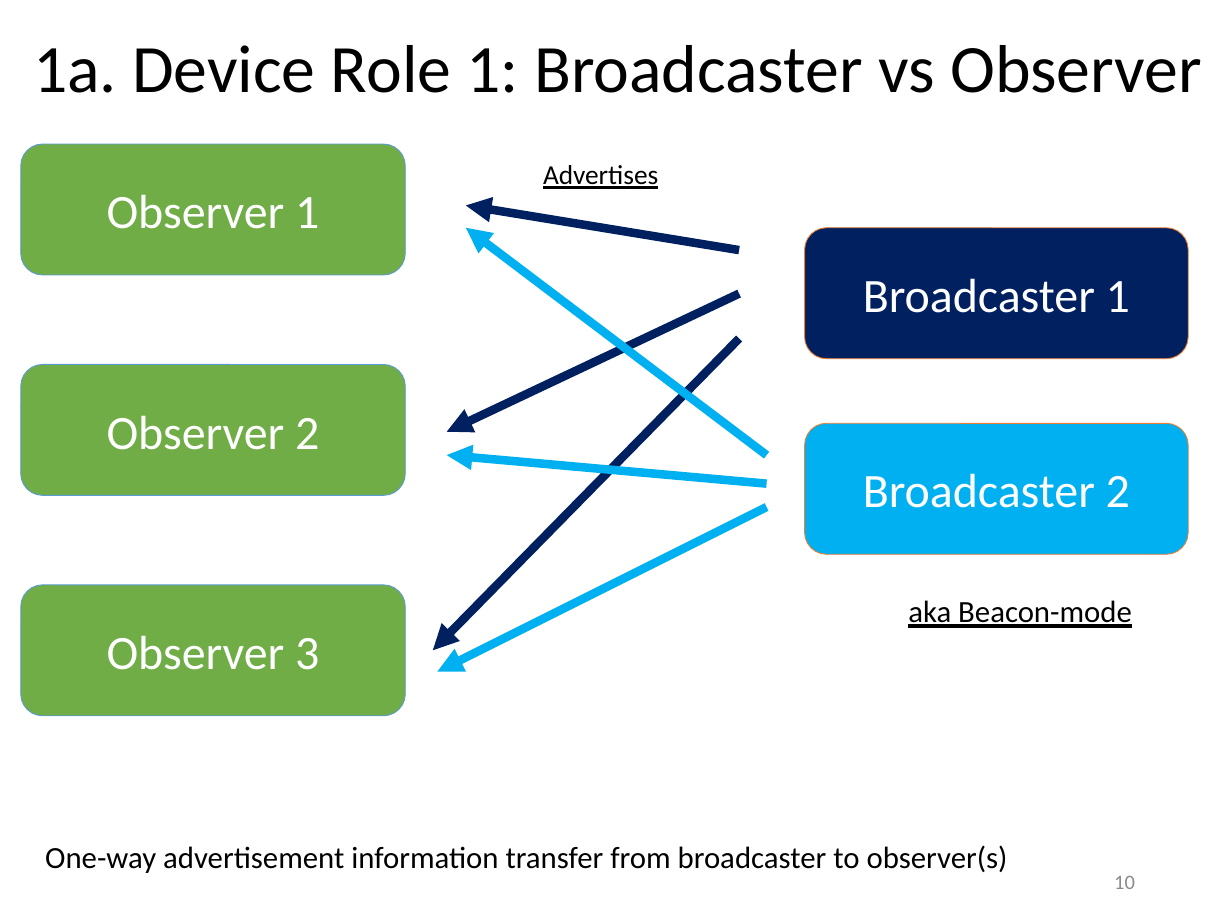
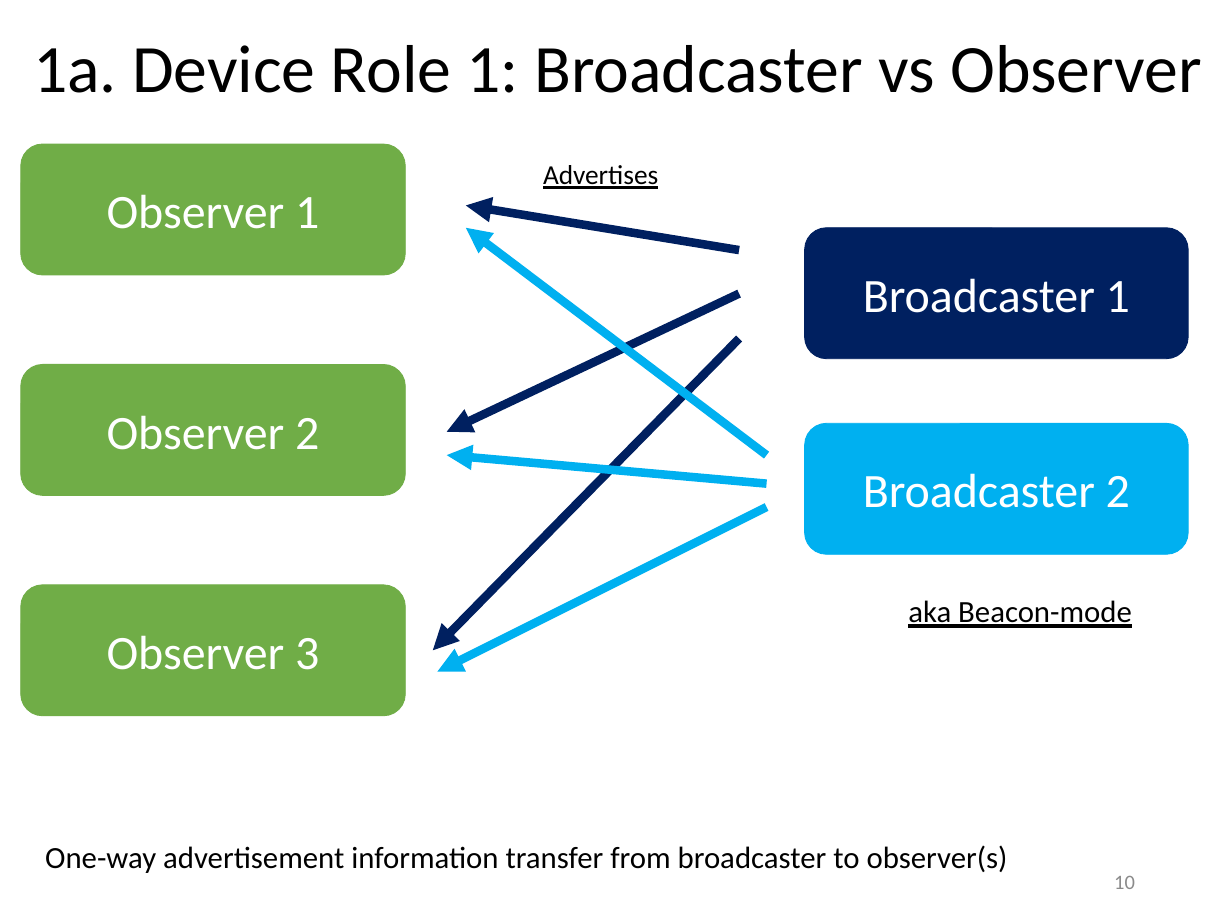
Before and after one commit to yeokm1/intro-to-ble, a slide deck: slide 10 of intro to ble.pptx. Drawn at 1232x924 pixels with LibreOffice and Linux fonts; fonts in the diff are those of the drawing. Boxes give left, top, right and bottom in pixels: in the first picture for what was removed or moved away, otherwise in the second. Text is boxed around its words. In the diff, an @@ line names an element or a change of style, - is before the commit and + after.

```diff
--- a/intro to ble.pptx
+++ b/intro to ble.pptx
@@ rounded rectangle "Broadcaster 1" at <box>804,228,1188,359</box>: outline #ED7D31 0.5 pt to #002060 0.5 pt @@
@@ rounded rectangle "Broadcaster 2" at <box>804,424,1188,554</box>: outline #ED7D31 0.5 pt to #00B0F0 0.5 pt @@
@@ outline #5B9BD5 0.5 pt to #70AD47 0.5 pt in 3 elements at <box>21,144,405,275</box>, <box>21,365,405,495</box>, <box>21,585,405,716</box> @@
```
Also in this commit, not shown: 2 other slides changed, 1 other file.
